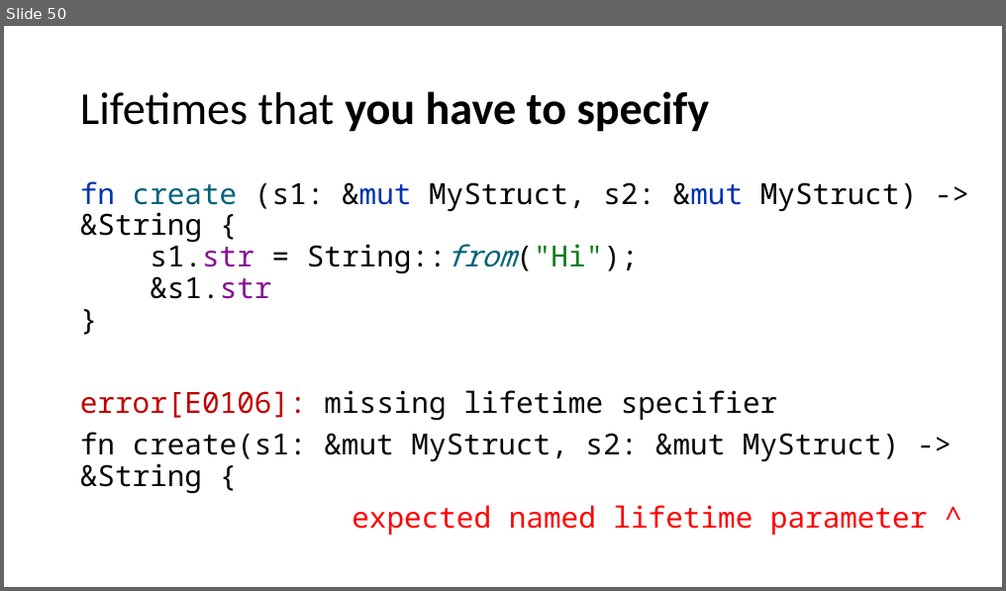
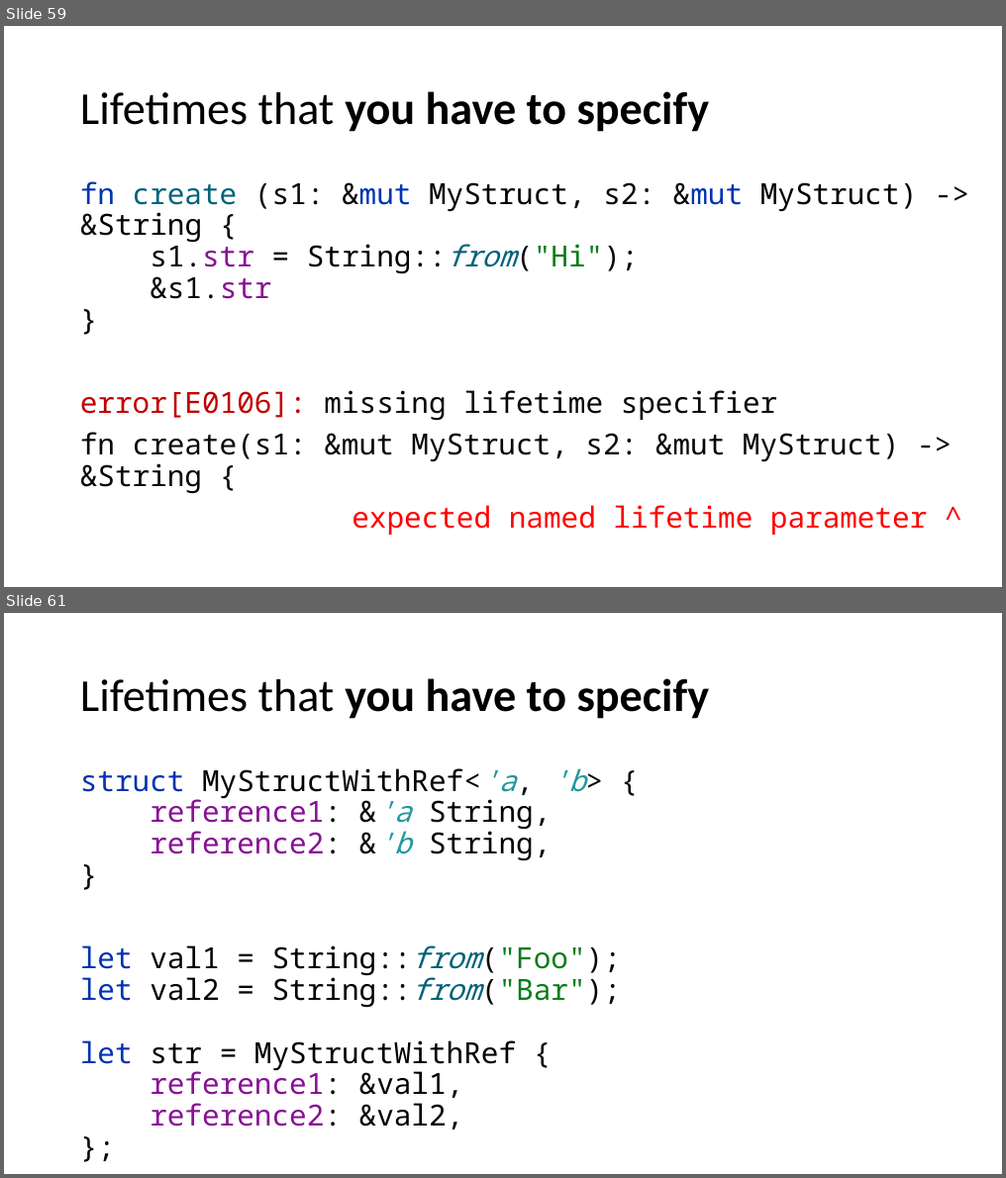
Before and after one commit to kugushev/course-rust-basics, a slide deck: src/02-Ownership/02-Ownership.pptx. Shown one above the other, each under a label of ours: slide 50 before the commit, slides 59 and 61 after it; the slides between them are not shown. The pictures are 1006x591 and 1006x1178 pixels, drawn with LibreOffice and Linux fonts; fonts in the diff are those of the drawing. Boxes give left, top, right and bottom in pixels: in the first picture for what was removed or moved away, otherwise in the second. Text is boxed around its words. In the diff, an @@ line names an element or a change of style, - is before the commit and + after.

```diff
--- a/src/02-Ownership/02-Ownership.pptx
+++ b/src/02-Ownership/02-Ownership.pptx
@@ slide 61 added at <box>4,613,1002,1174</box>, background #FFFFFF @@
@@ title added at <box>80,678,710,719</box>, 44 pt, text #000000, bold @@
+Lifetimes that you have to specify
@@ text added at <box>80,768,621,1130</box>, 28 pt, text #000000 @@
+struct MyStructWithRef<'a, 'b> {
+reference1: &'a String,
+reference2: &'b String,
+}
+let val1 = String::from("Foo");
+let val2 = String::from("Bar");
+let str = MyStructWithRef {
+reference1: &val1,
+reference2: &val2,
+};
@@ what was slide 50 is now slide 59 @@
```
Also in this commit, not shown: 11 other slides added.
